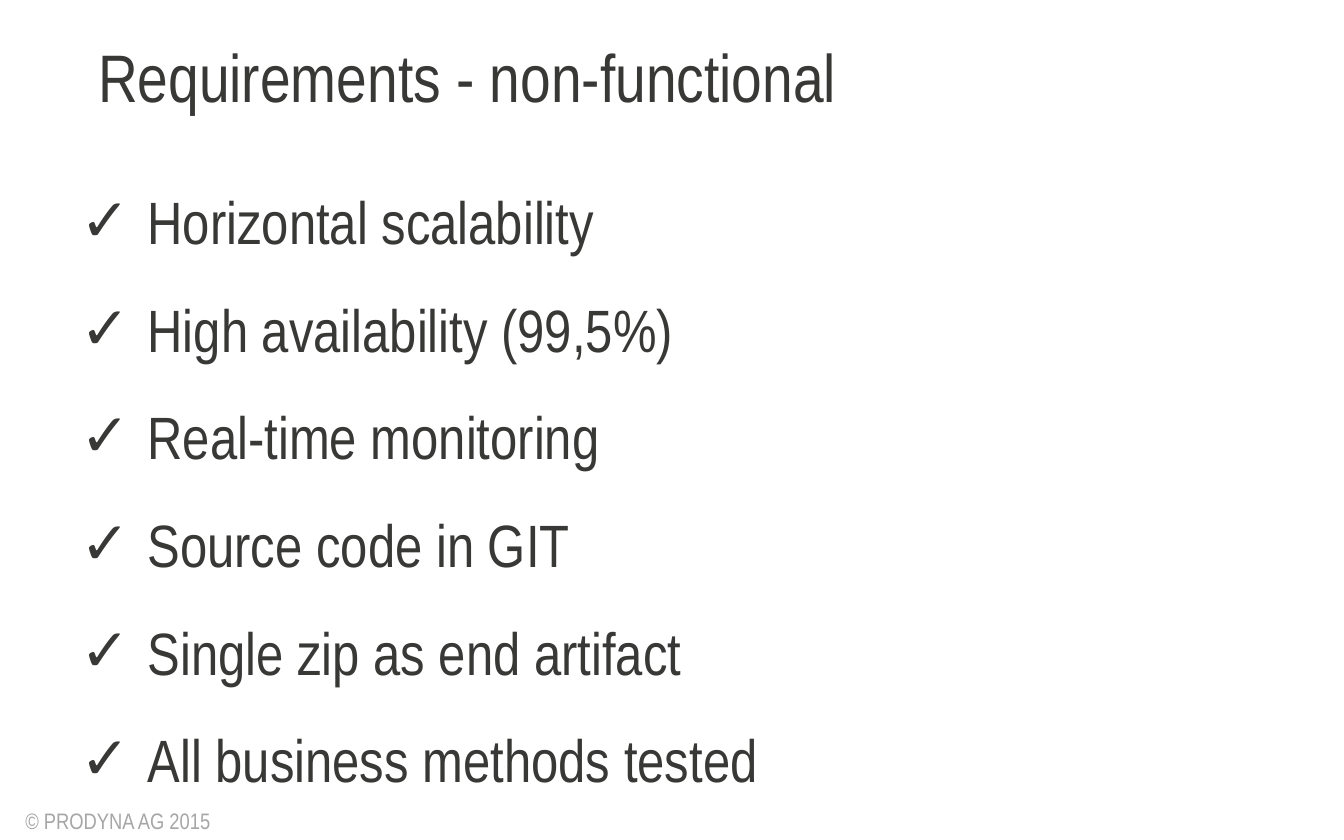
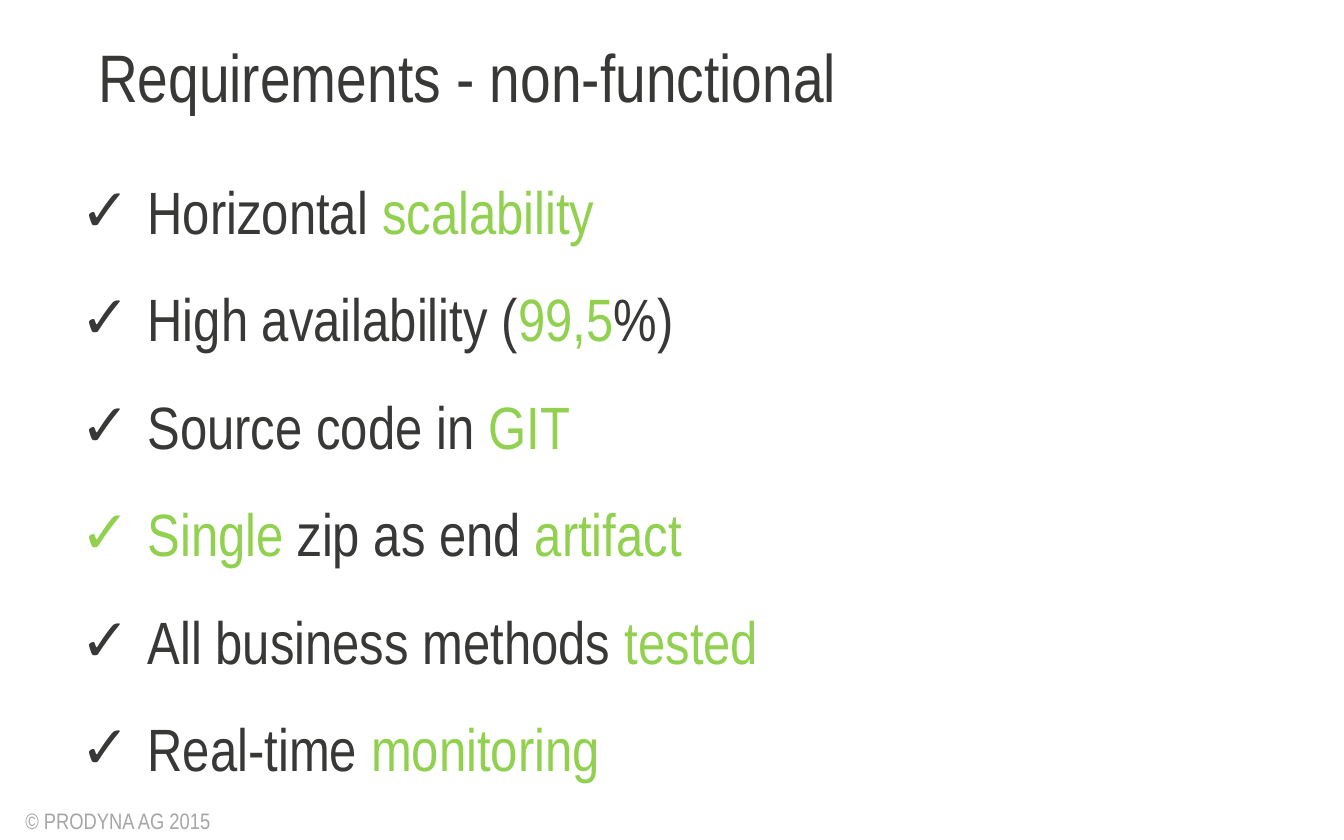
Before and after one commit to BGligorijevic/pac-slides, a slide deck: slide 4 of PAC-presentation.pptx. Drawn at 1344x840 pixels with LibreOffice and Linux fonts; fonts in the diff are those of the drawing; background and template pictures are left out. Boxes give left, top, right and bottom in pixels: in the first picture for what was removed or moved away, otherwise in the second. Text is boxed around its words. In the diff, an @@ line names an element or a change of style, - is before the commit and + after.

```diff
--- a/PAC-presentation.pptx
+++ b/PAC-presentation.pptx
@@ text "Horizontal scalability": place and size @@
-text "Horizontal scalability" at (148, 200, 757, 783)
+text "Horizontal scalability" at (148, 190, 758, 783)
@@ text at (148, 190, 758, 665): text colour #383836 to #92D050 in "scalability", "(99,5%)", "GIT", "Single artifact" and 1 more places @@
@@ text at (148, 415, 600, 471): paragraph removed @@
-✓ Real-time monitoring
@@ text at (148, 727, 600, 783): paragraph added @@
+✓ Real-time monitoring
```
Also in this commit, not shown: 7 other slides changed, 1 slide added.
